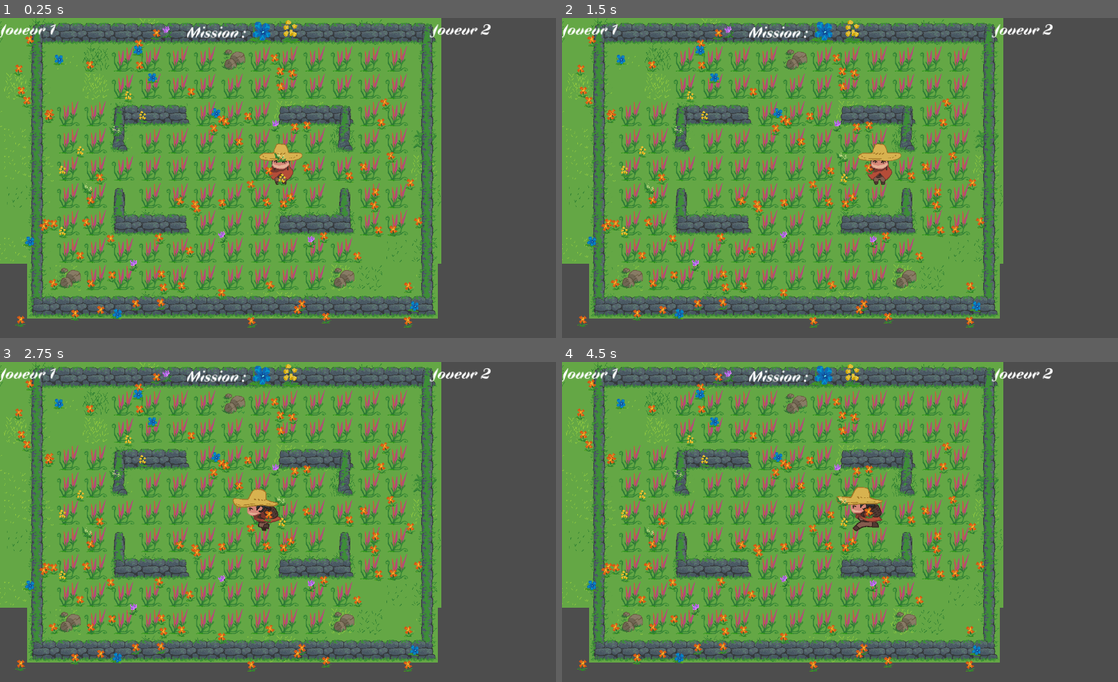
Above: before the commit, frames 1-4 (two rows, left to right).
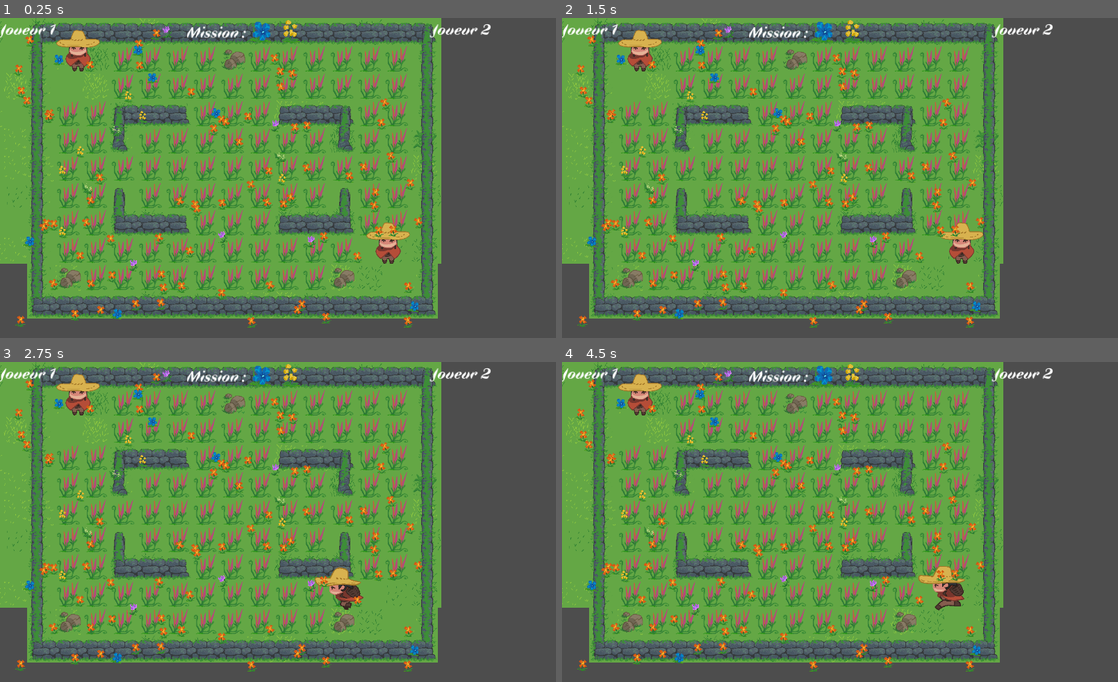
Above: after the commit, the same moments.

Repository: FablabMurat/2025GameJamCantal-1
Game: Godot game, scene res://root.tscn
Same seed, same stepped clock (60 frames per second), same inputs: the game is played once before the commit and once after it.
Inputs:
- Up to frame 1 (0.25 s): no input
- Up to frame 2 (1.5 s): tap Enter (ui_accept) at 0.5, 0.77, 1.25 s; hold Right (ui_right) from 0.53 s (still down)
- Up to frame 3 (2.75 s): tap Enter (ui_accept) at 1.52, 2 s; release Right (ui_right) at 2.03 s; hold Left (ui_left) from 2.03 s (still down)
- Up to frame 4 (4.5 s): release Left (ui_left) at 2.78 s; hold Right (ui_right) 2.78-4.28 s; tap Enter (ui_accept) at 3.02, 3.77, 4.25 s; hold Left (ui_left) from 4.28 s (still down)

The runs differ from the first frame. In frame 1, 1.4% of the frame differs, in the area x 10-74%, y 3-77%; in frame 2, 1.5%; in frame 3, 1.6%; in frame 4, 1.7%, in the area x 10-73%, y 3-78%.

Commit message:
Spwan perso en fonction de Pos_J1 et Pos_J2 Ajout ressources panier

Diff:
--- a/niveau.gd
+++ b/niveau.gd
@@ -17,17 +17,6 @@
 	var inlinesum = func sum(accum, num): return accum+num*20
 	newplants(50+mission.reduce(inlinesum),mission.map(func xx(elt): return elt*2))
 
-	var persotscn = preload("res://perso.tscn")
-	perso1 = persotscn.instantiate()
-	perso1.position = $ZoneJeu/MarkerPerso1.position
-	perso1.start(1,mission)
-	perso1.missionfinie.connect(endoflevel.bind())
-	$ZoneJeu.add_child(perso1)
-	perso2 = persotscn.instantiate()
-	perso2.position = $ZoneJeu/MarkerPerso2.position
-	perso2.start(2,mission)
-	perso2.missionfinie.connect(endoflevel.bind())
-	$ZoneJeu.add_child(perso2)
 
 func semegazon() :
 	var cells = Array()
@@ -119,6 +108,24 @@
 	map_rect = sollayer.get_used_rect()
 	%MarkerLevel.add_child(levelmap)
 
+	spawnpersos()
+
+func spawnpersos():
+	var persotscn = preload("res://perso.tscn")
+	var posj
+	posj = %MarkerLevel.get_child(0).get_node("Pos_J1")
+	perso1 = persotscn.instantiate()
+	perso1.position = posj.position
+	perso1.start(1,mission)
+	perso1.missionfinie.connect(endoflevel.bind())
+	$ZoneJeu.add_child(perso1)
+	posj = %MarkerLevel.get_child(0).get_node("Pos_J2")
+	perso2 = persotscn.instantiate()
+	perso2.position = posj.position
+	perso2.start(2,mission)
+	perso2.missionfinie.connect(endoflevel.bind())
+	$ZoneJeu.add_child(perso2)
+
 func fleurattrapee(perso, fleur):
 	print ("Fleur ",fleur.flowertype," attrapé par ",perso.nperso)
 
--- a/perso.tscn
+++ b/perso.tscn
@@ -121,11 +121,6 @@
 
 [sub_resource type="SpriteFrames" id="SpriteFrames_5medq"]
 animations = [{
-"frames": [],
-"loop": true,
-"name": &"aucun",
-"speed": 5.0
-}, {
 "frames": [{
 "duration": 1.0,
 "texture": ExtResource("18_wwlvt")
@@ -138,11 +133,8 @@
 }, {
 "duration": 1.0,
 "texture": ExtResource("21_i5lvs")
-}, {
-"duration": 1.0,
-"texture": null
 }],
-"loop": false,
+"loop": true,
 "name": &"pickup",
 "speed": 5.0
 }, {
@@ -197,7 +189,8 @@
 z_index = 1
 position = Vector2(0, -63)
 sprite_frames = SubResource("SpriteFrames_5medq")
-animation = &"pickup"
+animation = &"stun"
+frame_progress = 0.866751
 
 [connection signal="timeout" from="StunTimer" to="." method="_on_stun_timer_timeout"]
 [connection signal="timeout" from="SpeedBoostTimer" to="." method="_on_speed_boost_timer_timeout"]
Binary file added: Ressources/Images/panier01.png
Not shown, added: Ressources/Images/panier01.png.import
Binary file added: Ressources/Images/panier02.png
Not shown, added: Ressources/Images/panier02.png.import
